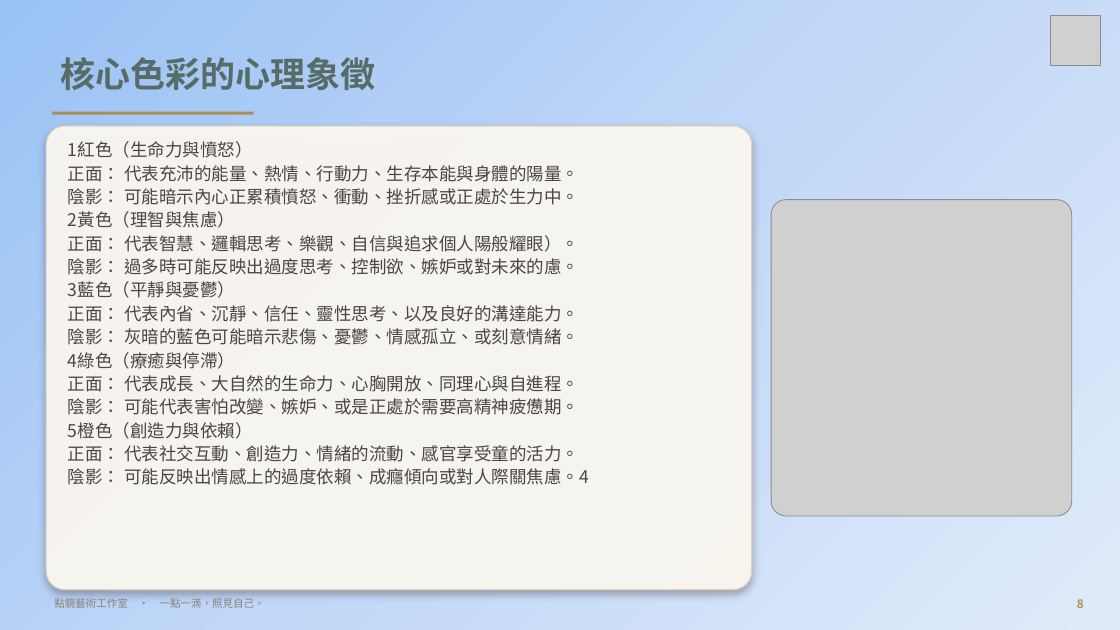
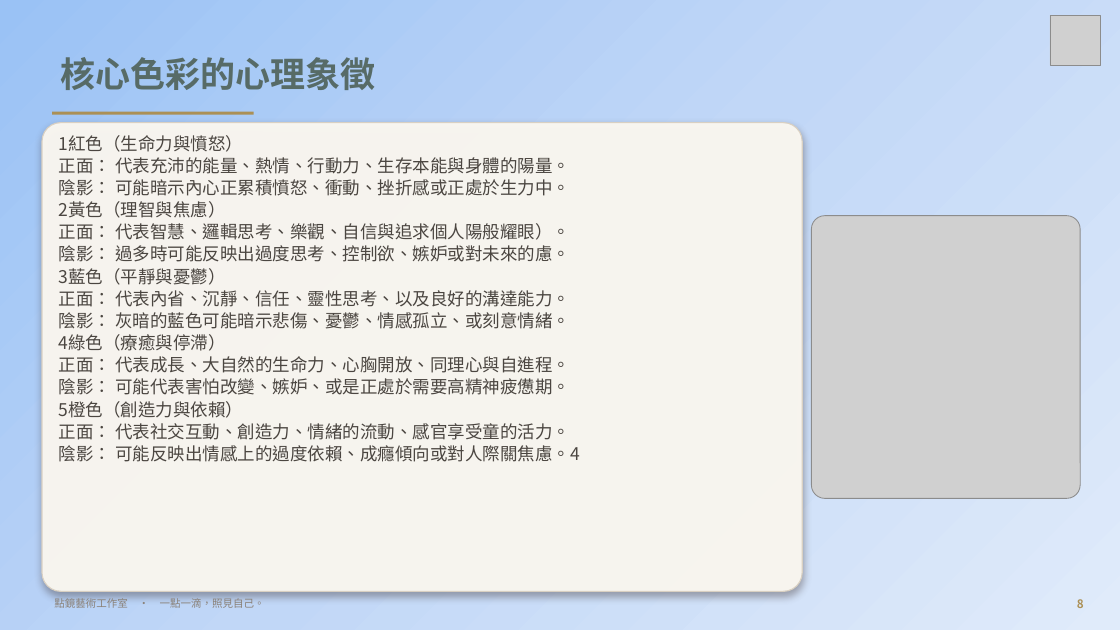
Before and after one commit to serina168/mandala-beginner, a slide deck: slide 8 of 繽紛五感體驗曼陀羅書籤畫_課程大綱.pptx. Drawn at 1120x630 pixels with LibreOffice and Linux fonts; fonts in the diff are those of the drawing; grey boxes stand for pictures; background and template pictures are left out. Boxes give left, top, right and bottom in pixels: in the first picture for what was removed or moved away, otherwise in the second. Text is boxed around its words. In the diff, an @@ line names an element or a change of style, - is before the commit and + after.

```diff
--- a/繽紛五感體驗曼陀羅書籤畫_課程大綱.pptx
+++ b/繽紛五感體驗曼陀羅書籤畫_課程大綱.pptx
@@ rounded rectangle: place and size @@
-rounded rectangle at [46, 126, 752, 590]
+rounded rectangle at [42, 123, 802, 592]
@@ text "1紅色（生命力與憤怒）" at [59, 135, 580, 462]: less space between paragraphs @@
@@ picture: place and size @@
-picture at [771, 200, 1072, 517]
+picture at [812, 216, 1081, 499]
```
Also in this commit, not shown: 8 other slides changed, 1 other file.
